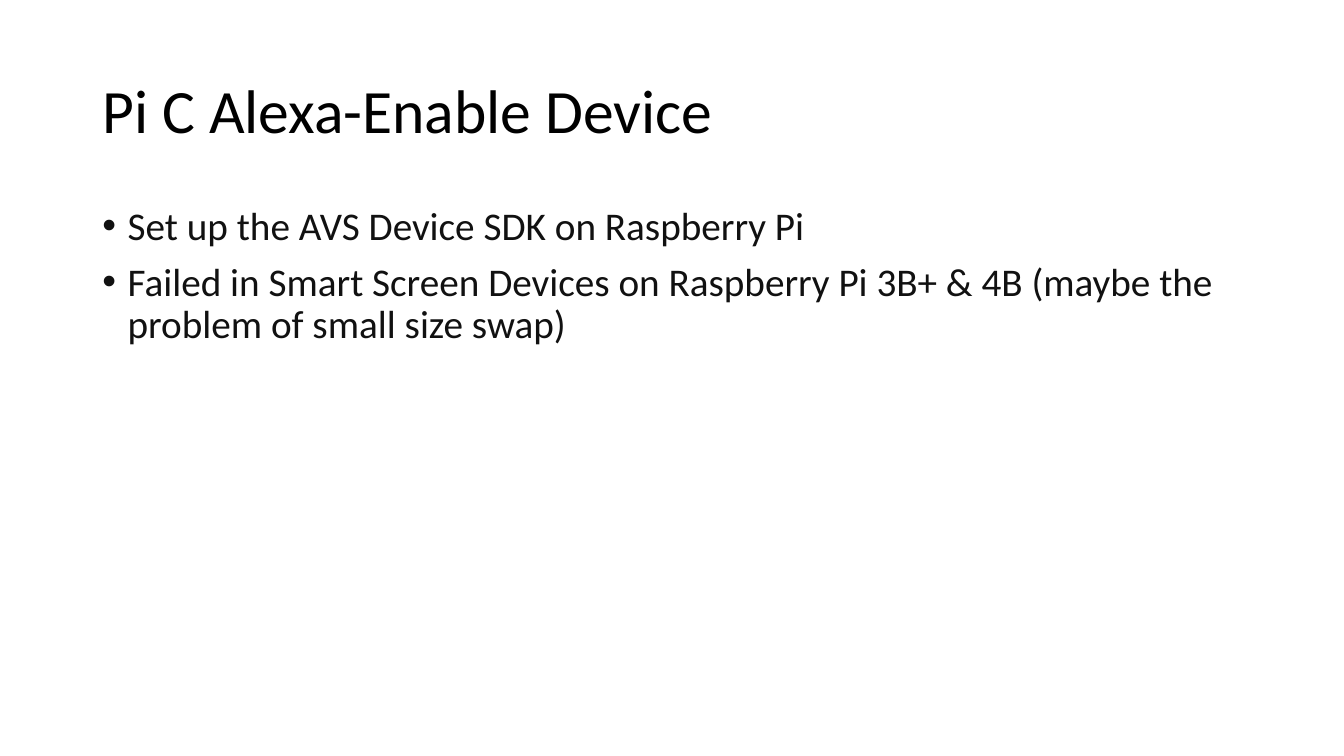
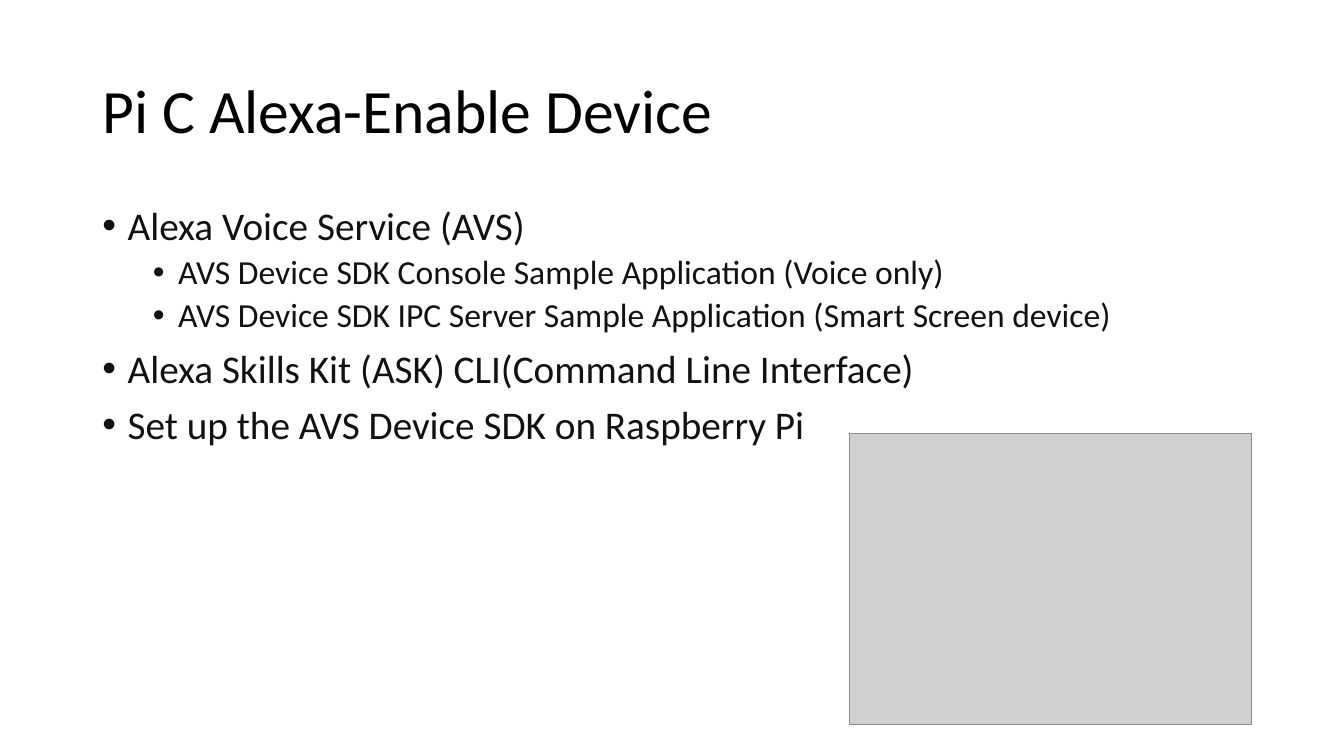
Before and after one commit to GXG-CS/Pi-Alexa, a slide deck: slide 28 of Presentation1.pptx. Drawn at 1344x756 pixels with LibreOffice and Linux fonts; fonts in the diff are those of the drawing; grey boxes stand for pictures. Boxes give left, top, right and bottom in pixels: in the first picture for what was removed or moved away, otherwise in the second. Text is boxed around its words. In the diff, an @@ line names an element or a change of style, - is before the commit and + after.

Commit message:
Alexa voice only

```diff
--- a/Presentation1.pptx
+++ b/Presentation1.pptx
@@ text at <box>128,211,1110,389</box>: paragraphs added @@
+• Alexa Voice Service (AVS)
+  • AVS Device SDK Console Sample Application (Voice only)
+  • AVS Device SDK IPC Server Sample Application (Smart Screen device)
+• Alexa Skills Kit (ASK) CLI(Command Line Interface)
@@ text at <box>128,267,1212,345</box>: paragraph removed @@
-• Failed in Smart Screen Devices on Raspberry Pi 3B+ & 4B (maybe the problem of small size swap)
@@ picture added at <box>850,434,1252,724</box> @@
```
Also in this commit, not shown: 1 other slide changed.
